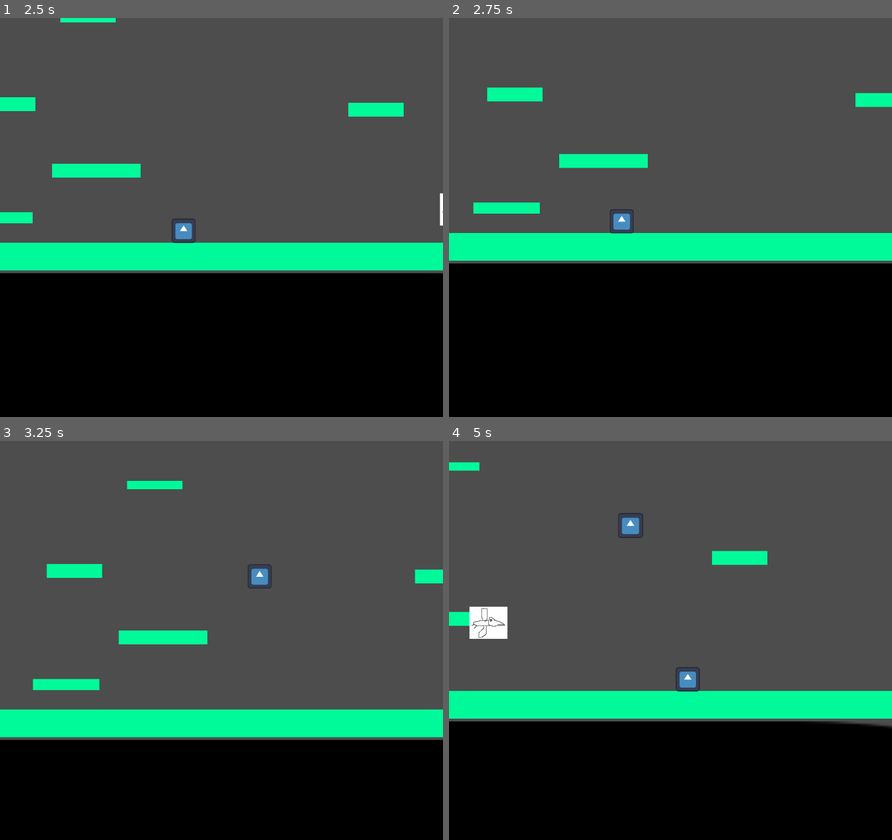
Above: before the commit, frames 1-4 (two rows, left to right).
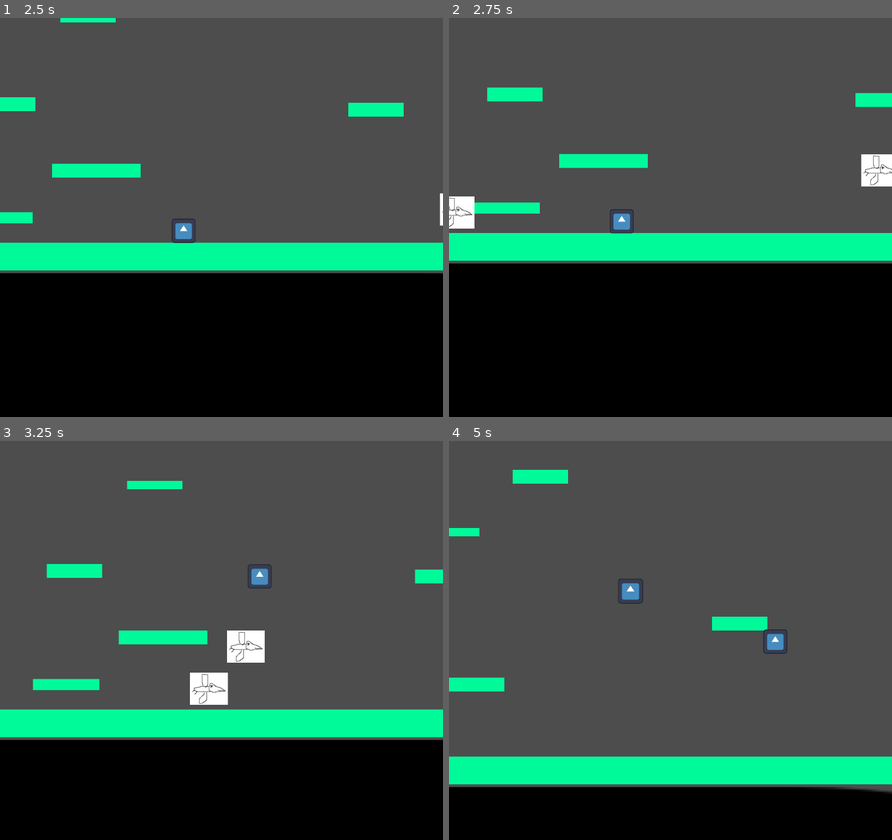
Above: after the commit, the same moments.

Repository: ArthurVayner/GameJam2026
Game: Godot game, scene res://Scenes/Main.tscn
Two runs of this game, one before a commit and one after it. Both use one fixed random seed, a clock stepped at 60 frames per second and the inputs below. The engine's default icon, where the game draws it, is replaced by a stand-in: a white triangle on a blue panel in a dark square.
Inputs:
- Up to frame 1 (2.5 s): hold Right (go_right) 0.53-2.03 s; tap W (jump) at 0.77, 1.52 s; hold Left (go_left) from 2.03 s (still down)
- Up to frame 2 (2.75 s): keep holding Left (go_left)
- Up to frame 3 (3.25 s): release Left (go_left) at 2.78 s; hold Right (go_right) from 2.78 s (still down); tap W (jump) at 3.02 s
- Up to frame 4 (5 s): tap W (jump) at 3.77, 4.52 s; release Right (go_right) at 4.28 s; hold Left (go_left) from 4.28 s (still down)

Frame 1 is identical in both runs. In frame 2, 1.0% of the frame differs, in the area x 0-100%, y 34-53%; in frame 3, 1.4%; in frame 4, 27%, in the area x 0-100%, y 5-89%.

Commit message:
fix birds spwning low

Diff:
--- a/Scripts/main.gd
+++ b/Scripts/main.gd
@@ -12,7 +12,7 @@
 var falling_object_interval: int = 2
 
 func reset_bird_timer() -> void:
-	bird_timer.start(randf_range(2,7))
+	bird_timer.start(randf_range(2,3))
 
 # Called when the node enters the scene tree for the first time.
 func _ready() -> void:
@@ -22,6 +22,7 @@
 
 # Called every frame. 'delta' is the elapsed time since the previous frame.
 func _process(delta: float) -> void:
+	print(player.position.y)
 	pass
 
 
@@ -38,13 +39,13 @@
 	var direction = [1,-1].pick_random()
 	new_bird.direction= direction
 
-	var yPosition = max(player.position.y + randf_range(-50, 50), 0)
+	var yPosition = min(player.position.y + randf_range(-40, 40), 555)
 	var xPosition = player.position.x - direction * 100
 	new_bird.position = Vector2(xPosition, yPosition)
 	add_child(new_bird)
 
 func _on_bird_timer_timeout() -> void:
-	var birdsAmount : int= [1,1,1,2,2,3].pick_random()
+	var birdsAmount : int= [2,2,3].pick_random()
 	for i in range(0, birdsAmount):
 		spawneBird()
 	reset_bird_timer()
